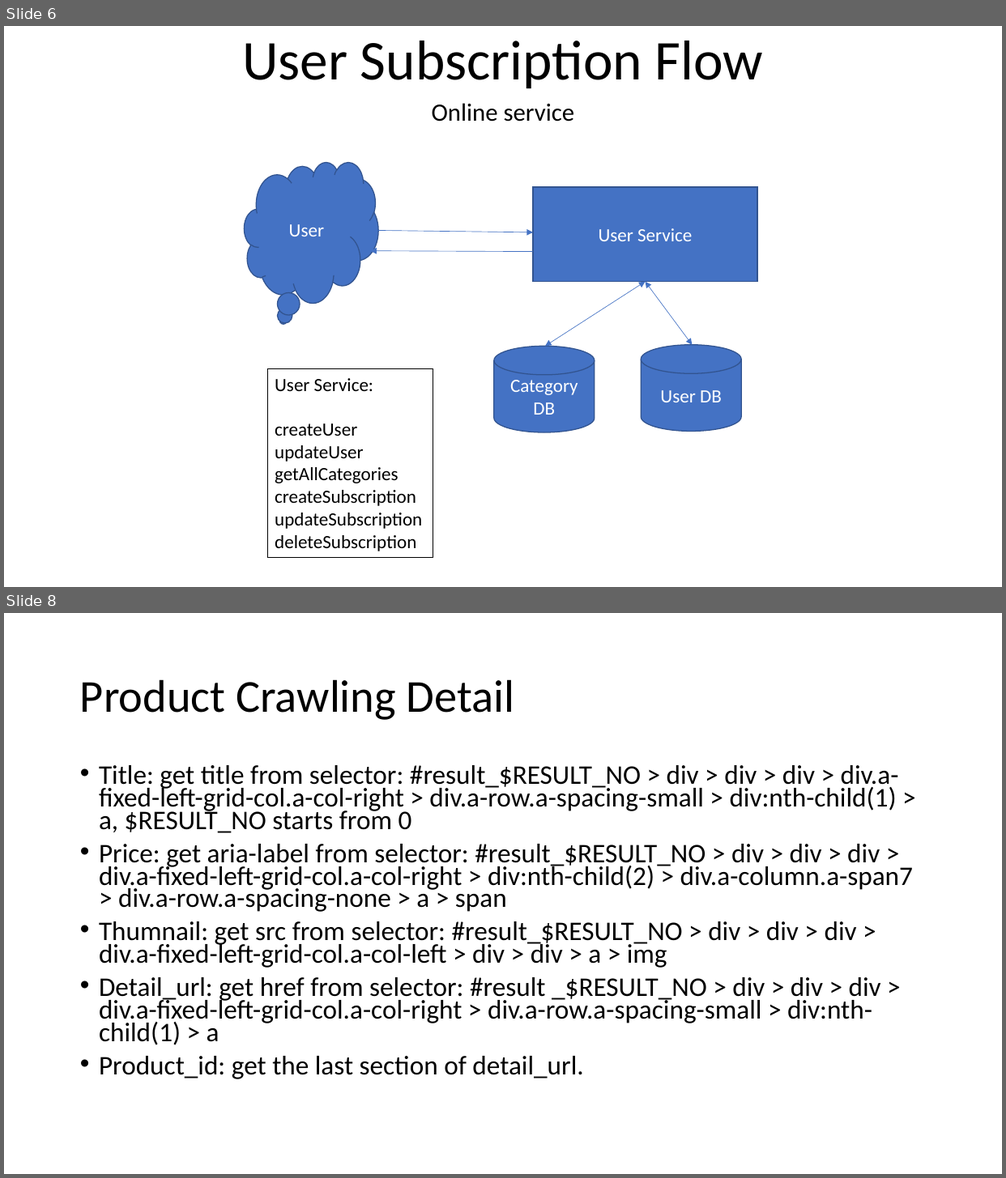
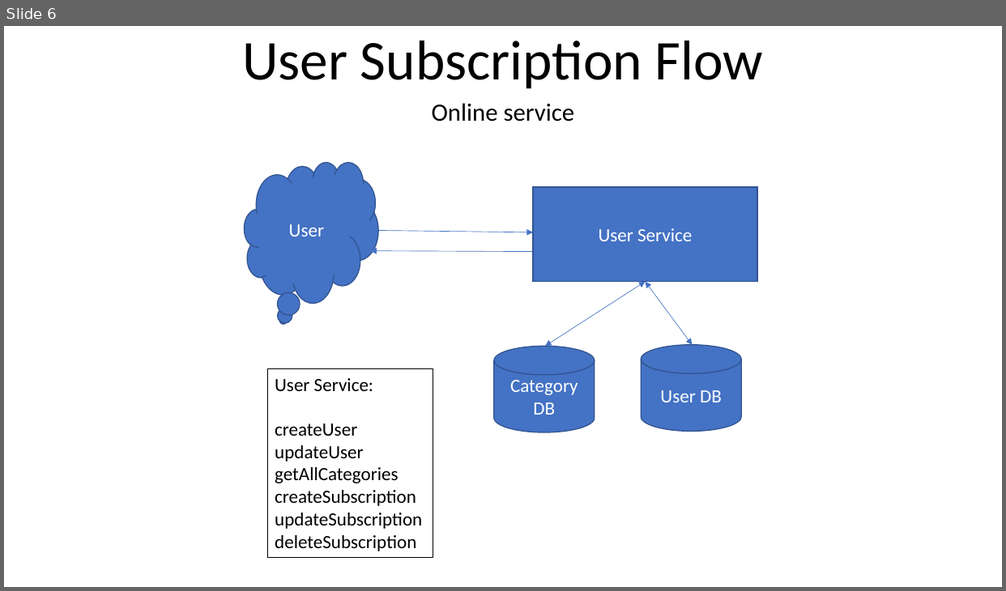
Before and after one commit to youhusky/price-monitoring-system, a slide deck: PriceMonitoringDesign.pptx. Shown one above the other, each under a label of ours: slides 6 and 8 before the commit, slide 6 after it; the slides between them are not shown. The pictures are 1006x1178 and 1006x591 pixels, drawn with LibreOffice and Linux fonts; fonts in the diff are those of the drawing. Boxes give left, top, right and bottom in pixels: in the first picture for what was removed or moved away, otherwise in the second. Text is boxed around its words. In the diff, an @@ line names an element or a change of style, - is before the commit and + after.

```diff
--- a/PriceMonitoringDesign.pptx
+++ b/PriceMonitoringDesign.pptx
@@ slide 8 removed at box(4, 613, 1002, 1174), background #FFFFFF @@
@@ title removed at box(80, 679, 515, 720) @@
-Product Crawling Detail
@@ text removed at box(99, 765, 913, 1080) @@
-• Title: get title from selector: #result_$RESULT_NO > div > div > div > div.a-fixed-left-grid-col.a-col-right > div.a-row.a-spacing-small > div:nth-child(1) > a, $RESULT_NO starts from 0
-• Price: get aria-label from selector: #result_$RESULT_NO > div > div > div > div.a-fixed-left-grid-col.a-col-right > div:nth-child(2) > div.a-column.a-span7 > div.a-row.a-spacing-none > a > span
-• Thumnail: get src from selector: #result_$RESULT_NO > div > div > div > div.a-fixed-left-grid-col.a-col-left > div > div > a > img
-• Detail_url: get href from selector: #result _$RESULT_NO > div > div > div > div.a-fixed-left-grid-col.a-col-right > div.a-row.a-spacing-small > div:nth-child(1) > a
-• Product_id: get the last section of detail_url.
```
Also in this commit, not shown: 1 other slide removed.
